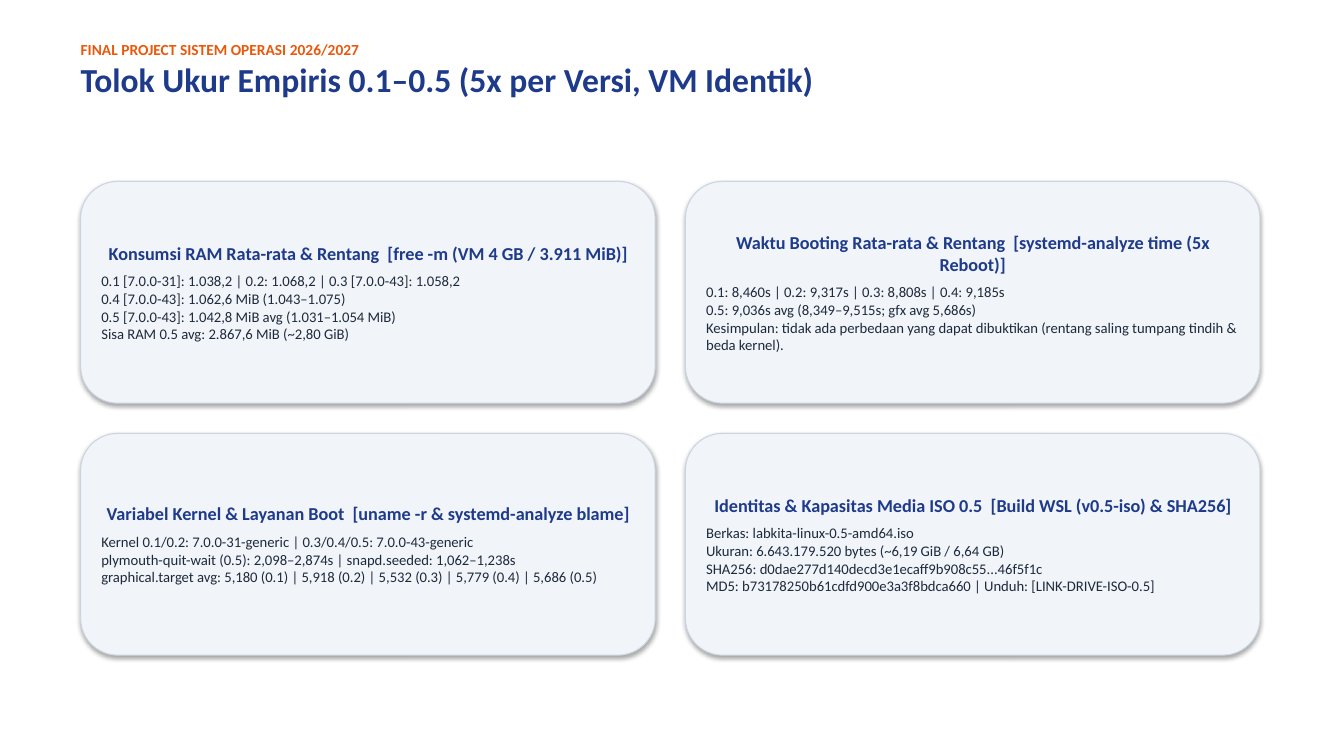
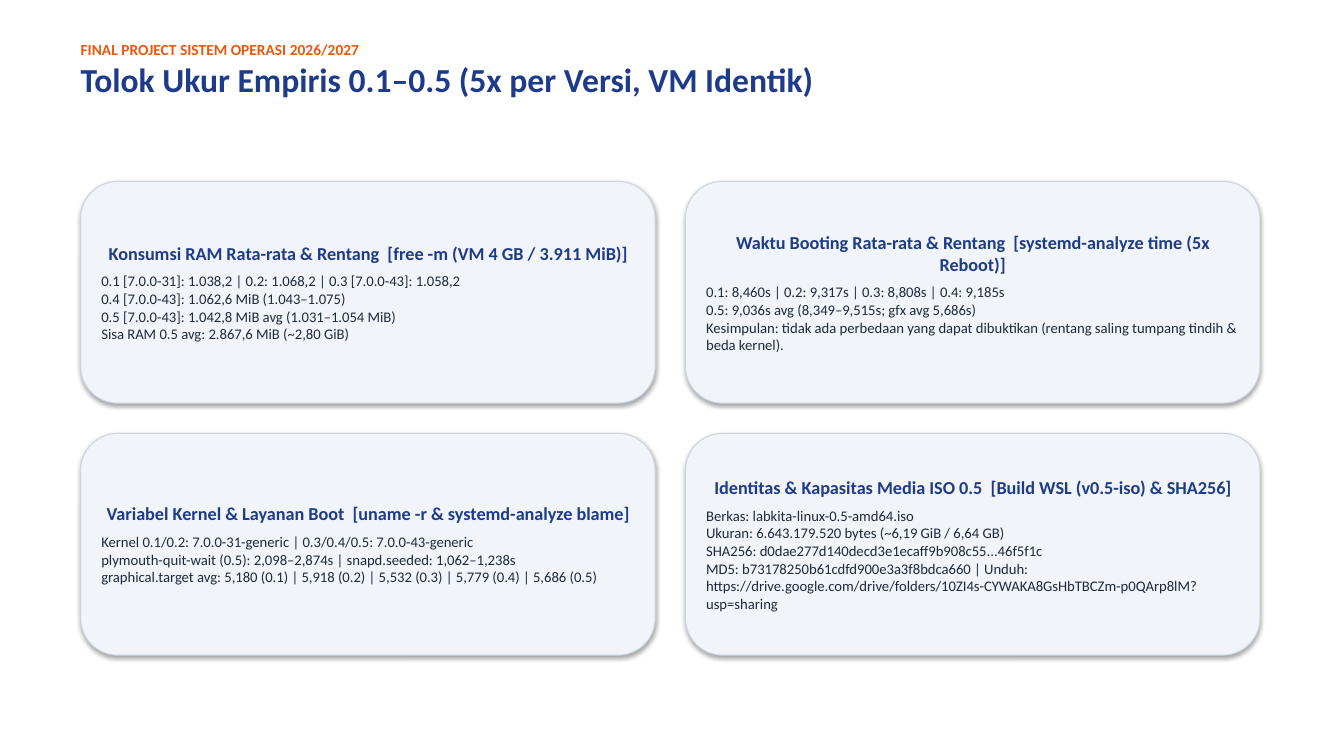
Before and after one commit to luvices/labkita, a slide deck: slide 8 of docs/presentation/labkita-presentation.pptx. Drawn at 1344x756 pixels with LibreOffice and Linux fonts; fonts in the diff are those of the drawing. Boxes give left, top, right and bottom in pixels: in the first picture for what was removed or moved away, otherwise in the second. Text is boxed around its words. In the diff, an @@ line names an element or a change of style, - is before the commit and + after.

Commit message:
docs: finalize LabKita Linux 0.5 as final release with no future version

```diff
--- a/docs/presentation/labkita-presentation.pptx
+++ b/docs/presentation/labkita-presentation.pptx
@@ text in rounded rectangle at [706,510,1197,612]: text changed @@
-Berkas: labkita-linux-0.5-amd64.iso
-Ukuran: 6.643.179.520 bytes (~6,19 GiB / 6,64 GB)
-SHA256: d0dae277d140decd3e1ecaff9b908c55...46f5f1c
-MD5: b73178250b61cdfd900e3a3f8bdca660 | Unduh: [LINK-DRIVE-ISO-0.5]
+Berkas: labkita-linux-0.5-amd64.iso
+Ukuran: 6.643.179.520 bytes (~6,19 GiB / 6,64 GB)
+SHA256: d0dae277d140decd3e1ecaff9b908c55...46f5f1c
+MD5: b73178250b61cdfd900e3a3f8bdca660 | Unduh: https://drive.google.com/drive/folders/10ZI4s-CYWAKA8GsHbTBCZm-p0QArp8lM?usp=sharing
```
Also in this commit, not shown: 1 other slide changed, 4 other files.
